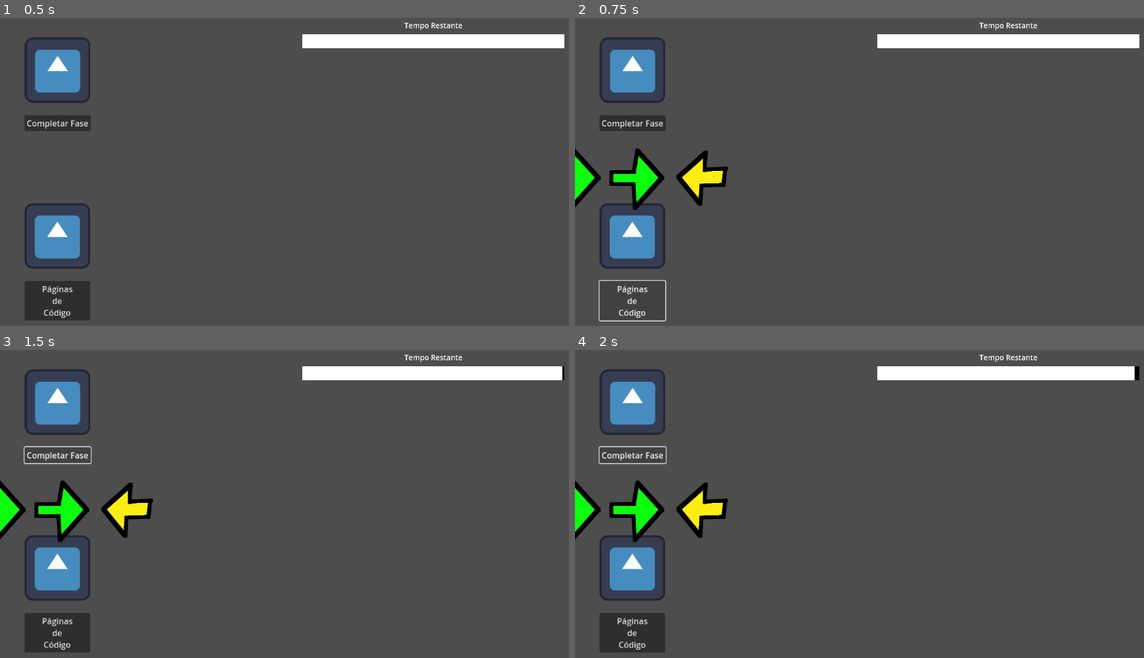
Above: before the commit, frames 1-4 (two rows, left to right).
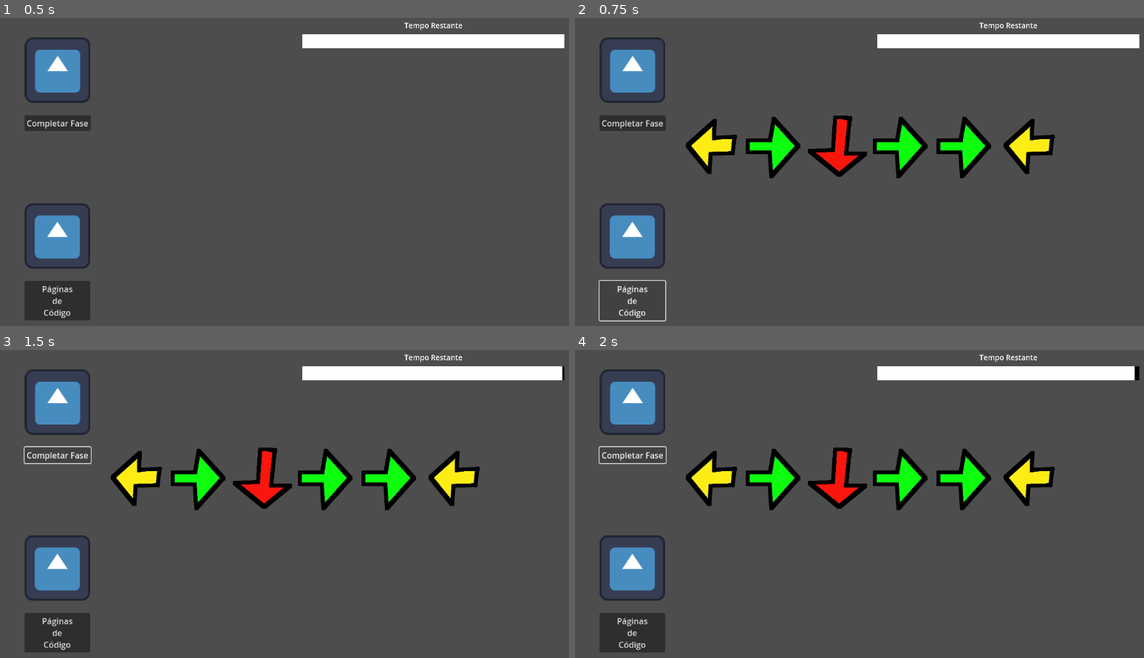
Above: after the commit, the same moments.

Repository: SrZolda/Jogo_Das_Paginas_De_Codigo
Game: Godot game, scene res://levels/main_scene/main_scene.tscn
Same seed, same stepped clock (60 frames per second), same inputs: the game is played once before the commit and once after it. The engine's default icon, where the game draws it, is replaced by a stand-in: a white triangle on a blue panel in a dark square.
Inputs:
- Up to frame 1 (0.5 s): no input
- Up to frame 2 (0.75 s): click "Páginas de Código" at 0.5 s
- Up to frame 3 (1.5 s): click "Completar Fase" at 1.25 s
- Up to frame 4 (2 s): no input

Frame 1 is identical in both runs. In frame 2, 7.1% of the frame differs, in the area x 0-85%, y 31-63%; in frame 3, 7.1%; in frame 4, 7.1%.

Commit message:
falta só o sistema de pontos

Diff:
--- a/jogo_das_paginas_de_codigo/autoloads/signal_manager.gd
+++ b/jogo_das_paginas_de_codigo/autoloads/signal_manager.gd
@@ -1,3 +1,6 @@
 extends Node
 
 signal on_next_key
+
+signal on_create_new_pc
+signal has_finished_pc
--- /dev/null
+++ b/jogo_das_paginas_de_codigo/levels/main_scene/main_scene.gd
@@ -0,0 +1,19 @@
+extends Control
+
+const CODE_PAGE = preload("res://scenes/code_page/code_page.tscn")
+
+@onready var pc_pages_container: Control = $PCPagesContainer
+
+@export var arrow_quantity: int = 6
+@export var layer_length: int = 6
+
+func _ready() -> void:
+	SignalManager.on_create_new_pc.connect(on_create_new_pc)
+
+func _process(delta: float) -> void:
+	pass
+
+func on_create_new_pc() -> void:
+	var inst = CODE_PAGE.instantiate()
+	inst.how_many_arrows(arrow_quantity, layer_length)
+	pc_pages_container.add_child(inst)
--- a/jogo_das_paginas_de_codigo/levels/main_scene/main_scene.tscn
+++ b/jogo_das_paginas_de_codigo/levels/main_scene/main_scene.tscn
@@ -1,5 +1,6 @@
-[gd_scene load_steps=4 format=3 uid="uid://cvvn0fkdjvsyv"]
+[gd_scene load_steps=5 format=3 uid="uid://cvvn0fkdjvsyv"]
 
+[ext_resource type="Script" uid="uid://bt8temlmwiamk" path="res://levels/main_scene/main_scene.gd" id="1_cb0mp"]
 [ext_resource type="PackedScene" uid="uid://okdrxmc0oc7g" path="res://scenes/timer/timer.tscn" id="1_k5nll"]
 [ext_resource type="PackedScene" uid="uid://dqilgv6g0xj2k" path="res://scenes/complete_level/complete_level.tscn" id="2_dgle7"]
 [ext_resource type="PackedScene" uid="uid://b5djfsm4d06ul" path="res://scenes/pc_pages/pc_pages.tscn" id="3_jneet"]
@@ -11,6 +12,7 @@
 anchor_bottom = 1.0
 grow_horizontal = 2
 grow_vertical = 2
+script = ExtResource("1_cb0mp")
 
 [node name="Timer" parent="." instance=ExtResource("1_k5nll")]
 layout_mode = 1
@@ -30,3 +32,13 @@
 
 [node name="PCPages" parent="." instance=ExtResource("3_jneet")]
 layout_mode = 1
+
+[node name="PCPagesContainer" type="Control" parent="."]
+layout_mode = 1
+anchors_preset = 8
+anchor_left = 0.5
+anchor_top = 0.5
+anchor_right = 0.5
+anchor_bottom = 0.5
+grow_horizontal = 2
+grow_vertical = 2
--- a/jogo_das_paginas_de_codigo/scenes/arrows/arrows.gd
+++ b/jogo_das_paginas_de_codigo/scenes/arrows/arrows.gd
@@ -28,7 +28,6 @@
 
 func controls() -> void:
 	if is_activate == true:
-		print("testeww")
 		if is_up == true:
 			if Input.is_action_just_pressed("up"):
 				after_input()
@@ -60,11 +59,9 @@
 func after_input() -> void:
 	desactivate_arrow()
 	SignalManager.on_next_key.emit()
-	#queue_free()
 
 func activate_arrow() -> void:
 	is_activate = true
-	print(is_activate)
 
 func desactivate_arrow() -> void:
 	is_activate = false
--- a/jogo_das_paginas_de_codigo/scenes/code_page/code_page.gd
+++ b/jogo_das_paginas_de_codigo/scenes/code_page/code_page.gd
@@ -12,7 +12,7 @@
 
 var arrows = []
 @export var arrow_quantity: int = 6
-@export var max_layer_lenght: int = 6
+@export var layer_lenght: int = 6
 var current_index: int = 0
 var has_created_arrows: bool = false
 var can_active_next_key: bool = true
@@ -44,24 +44,27 @@
 func layer_to_inst(inst: Control) -> void:
 	if v_box_container.get_child_count() == 0:
 		inst_new_layer()
-	elif current_layer:
-		if current_layer.get_child_count() < max_layer_lenght:
+
+	if current_layer:
+		if current_layer.get_child_count() < layer_lenght:
 			current_layer.add_child(inst)
-		elif current_layer.get_child_count() == max_layer_lenght:
+		if current_layer.get_child_count() == layer_lenght:
 			inst_new_layer()
 
 func inst_new_layer() -> void:
-	var new_layer_inst = H_BOX_CONTAINER.instantiate()
-	current_layer = new_layer_inst
-	current_layer.add_theme_constant_override("separation", 124) ## TIVE Q USAR O CHATGPT AQUI, estou documentando o crime, current_layer.separation n fucionava :(
-	v_box_container.add_child(new_layer_inst)
+	current_layer = H_BOX_CONTAINER.instantiate()
+	current_layer.add_theme_constant_override("separation", 124) ## TIVE Q USAR O CHATGPT AQUI, estou documentando o crime, current_layer.separation n fucionava :( e n tinha nada na documentão
+	v_box_container.add_child(current_layer)
 
-func how_many_arrows(_arrow_quantity: int = 6) -> void:
+func how_many_arrows(_arrow_quantity: int = 6, _layer_lenght: int = 6) -> void:
 	arrow_quantity = _arrow_quantity
+	layer_lenght = _layer_lenght
 
 func on_next_key() -> void:
 	if current_index < arrows.size():
 		activate_arrow()
 		can_active_next_key = true
 
-## fazer um sistema de, se passar de x setas, mandar pra camada de baixo do vbox, N MEXER NO SISTEMA DO ARRAY, fzendo esse esquema de só mudar a posiçâo q a seta e instanciada é o suficiente
+	if current_index == arrows.size():
+		SignalManager.has_finished_pc.emit()
+		queue_free()
--- a/jogo_das_paginas_de_codigo/scenes/code_page/code_page.tscn
+++ b/jogo_das_paginas_de_codigo/scenes/code_page/code_page.tscn
@@ -1,6 +1,8 @@
-[gd_scene load_steps=2 format=3 uid="uid://dkq1r1bvuvlff"]
+[gd_scene load_steps=3 format=3 uid="uid://dkq1r1bvuvlff"]
 
 [ext_resource type="Script" uid="uid://b3r4e0v3k6htr" path="res://scenes/code_page/code_page.gd" id="1_d83us"]
+
+[sub_resource type="Texture2DRD" id="Texture2DRD_d83us"]
 
 [node name="CodePage" type="Control"]
 layout_mode = 3
@@ -10,7 +12,6 @@
 grow_horizontal = 2
 grow_vertical = 2
 script = ExtResource("1_d83us")
-arrow_quantity = 12
 
 [node name="VBoxContainer" type="VBoxContainer" parent="."]
 layout_mode = 1
@@ -23,3 +24,17 @@
 grow_vertical = 2
 theme_override_constants/separation = 124
 alignment = 1
+
+[node name="MarginContainer" type="MarginContainer" parent="."]
+layout_mode = 1
+anchors_preset = 15
+anchor_right = 1.0
+anchor_bottom = 1.0
+grow_horizontal = 2
+grow_vertical = 2
+
+[node name="TextureRect" type="TextureRect" parent="MarginContainer"]
+modulate = Color(1, 1, 1, 0.27451)
+self_modulate = Color(1, 1, 1, 0.27451)
+layout_mode = 2
+texture = SubResource("Texture2DRD_d83us")
--- a/jogo_das_paginas_de_codigo/scenes/page/page.tscn
+++ /dev/null
@@ -1,27 +0,0 @@
-[gd_scene load_steps=2 format=3 uid="uid://b17wedtkeloac"]
-
-[ext_resource type="PackedScene" uid="uid://dkq1r1bvuvlff" path="res://scenes/code_page/code_page.tscn" id="1_48f4s"]
-
-[node name="Page" type="Control"]
-layout_mode = 3
-anchors_preset = 8
-anchor_left = 0.5
-anchor_top = 0.5
-anchor_right = 0.5
-anchor_bottom = 0.5
-grow_horizontal = 2
-grow_vertical = 2
-
-[node name="ScrollContainer" type="ScrollContainer" parent="."]
-custom_minimum_size = Vector2(1000, 400)
-layout_mode = 1
-anchors_preset = 15
-anchor_right = 1.0
-anchor_bottom = 1.0
-grow_horizontal = 2
-grow_vertical = 2
-
-[node name="CodePage" parent="ScrollContainer" instance=ExtResource("1_48f4s")]
-layout_mode = 2
-size_flags_horizontal = 4
-size_flags_vertical = 4
--- a/jogo_das_paginas_de_codigo/scenes/pc_pages/pc_pages.gd
+++ b/jogo_das_paginas_de_codigo/scenes/pc_pages/pc_pages.gd
@@ -1,33 +1,14 @@
 extends Control
-
-
-const CODE_PAGE = preload("res://scenes/code_page/code_page.tscn")
-
-@export var arrow_quantity: int = 6
-@export var layer_length: int = 6
-@onready var code_page: Node2D = $CodePage
 
 var has_instantiated: bool = false
 
-# Called when the node enters the scene tree for the first time.
 func _ready() -> void:
-	pass # Replace with function body.
-
-
-# Called every frame. 'delta' is the elapsed time since the previous frame.
-func _process(delta: float) -> void:
-	pass
-
+	SignalManager.has_finished_pc.connect(has_finished_pc)
 
 func _on_button_button_down() -> void:
 	if has_instantiated == false:
-		inst_code_page()
+		SignalManager.on_create_new_pc.emit()
+		has_instantiated = true
 
-func inst_code_page() -> void:
-	var inst = CODE_PAGE.instantiate()
-	inst.how_many_arrows(arrow_quantity)
-	code_page.add_child(inst)
-	has_instantiated = true
-
-
-## signal para desaticar has_instantiated
+func has_finished_pc() -> void:
+	has_instantiated = false
--- a/jogo_das_paginas_de_codigo/scenes/pc_pages/pc_pages.tscn
+++ b/jogo_das_paginas_de_codigo/scenes/pc_pages/pc_pages.tscn
@@ -35,6 +35,4 @@
 de
 Código"
 
-[node name="CodePage" type="Node2D" parent="."]
-
 [connection signal="button_down" from="MarginContainer/VBoxContainer/Button" to="." method="_on_button_button_down"]
--- a/jogo_das_paginas_de_codigo/scenes/timer/timer.gd
+++ b/jogo_das_paginas_de_codigo/scenes/timer/timer.gd
@@ -21,3 +21,4 @@
 		timer.start()
 	elif texture_progress_bar.value == texture_progress_bar.min_value:
 		pass
+		## fim de jogo
--- a/jogo_das_paginas_de_codigo/scenes/timer/timer.tscn
+++ b/jogo_das_paginas_de_codigo/scenes/timer/timer.tscn
@@ -20,8 +20,8 @@
 
 [node name="MarginContainer" type="MarginContainer" parent="."]
 layout_mode = 1
-offset_right = 1750.0
-offset_bottom = 140.0
+offset_right = 1798.0
+offset_bottom = 279.0
 scale = Vector2(0.3, 0.3)
 theme_override_constants/margin_left = 48
 theme_override_constants/margin_top = 48
Binary file removed: jogo_das_paginas_de_codigo/icon.png
Not shown, removed: jogo_das_paginas_de_codigo/icon.png.import
Not shown, added: jogo_das_paginas_de_codigo/levels/main_scene/main_scene.gd.uid
